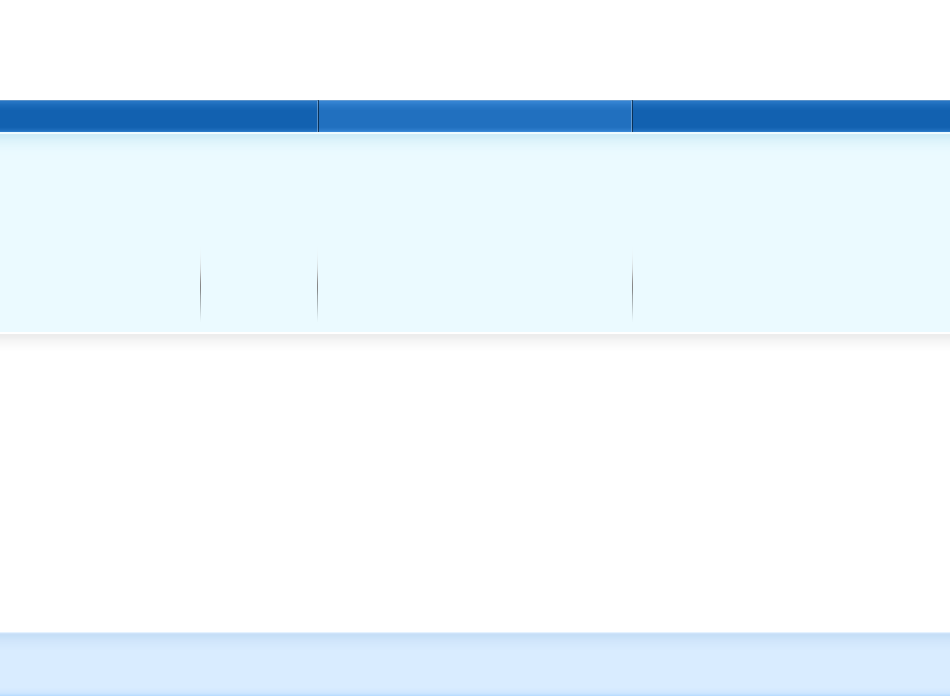
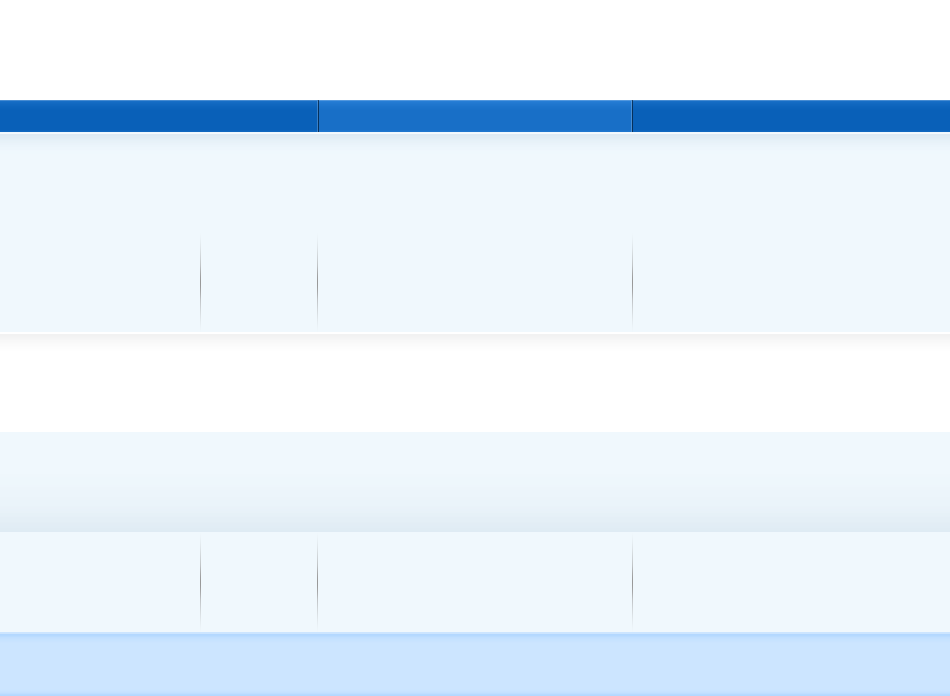
The second 950x696 image is a revision of the first. Changes to its layers:
painted on "navbar button" over [0, 100, 950, 132]
painted on "navbar" over [0, 100, 950, 132]
painted on "header widgets" over [0, 132, 950, 232]
painted on "header boxes" over [0, 232, 950, 332]
renamed "footer stroke" to "footer widgets shadow", blend screen → normal, moved it above "footer widgets", painted on it over [0, 632, 950, 633]
painted on "footer widgets" over [0, 432, 950, 532]
painted on "footer boxes" over [0, 532, 950, 632]
painted on "footer" over [0, 632, 950, 696]
